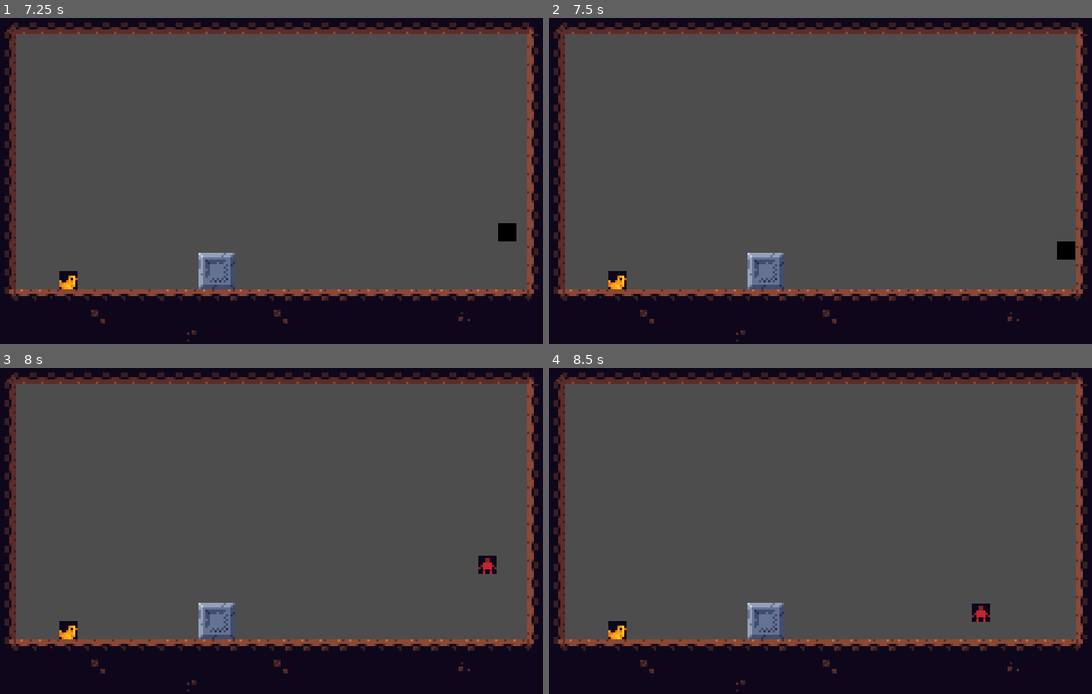
Above: before the commit, frames 1-4 (two rows, left to right).
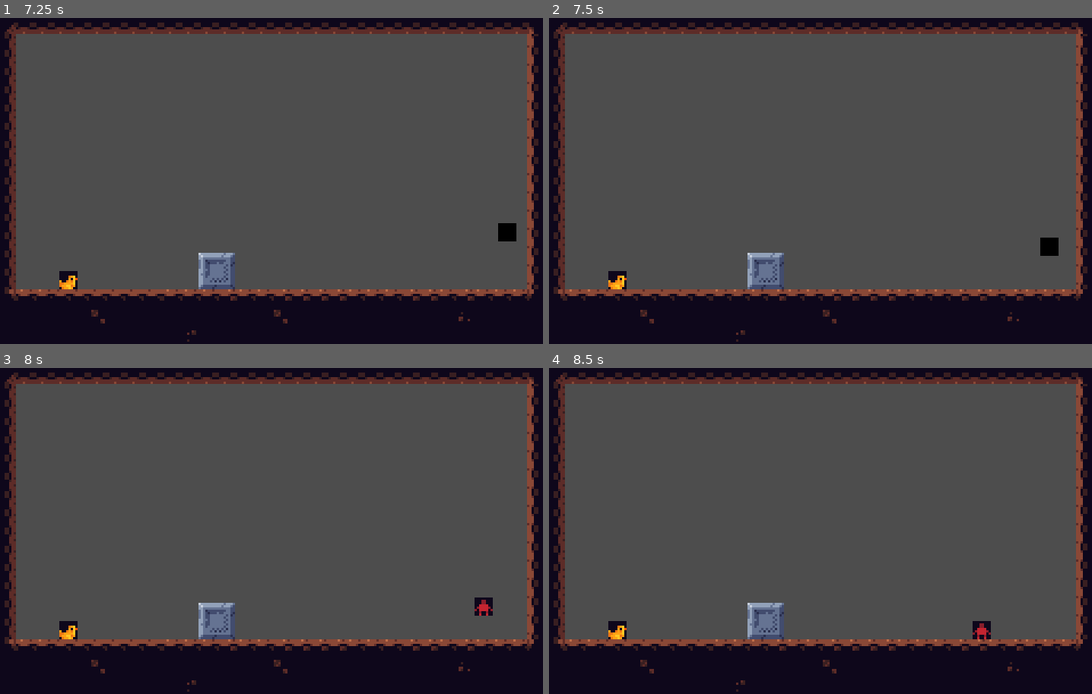
Above: after the commit, the same moments.

Repository: ReusableChopsticks/Platformer2024
Game: Godot game, scene res://scenes/levels/manager/level_manager.tscn
Two runs of this game, one before a commit and one after it. Both use one fixed random seed, a clock stepped at 60 frames per second and the inputs below.
Inputs:
- Up to frame 1 (7.25 s): tap Enter at 0.5 s; hold Right (right) 0.53-2.03 s; tap Z (dash) every 0.75 s from 0.6 to 6.6 s; tap Space (jump) at 0.77, 1.52, 3.02, 3.77, 4.52, 6.02, 6.77 s; hold A (left) 2.03-4.28 s; hold Right (right) from 4.28 s (still down)
- Up to frame 2 (7.5 s): keep holding Right (right); tap Z (dash) at 7.35 s
- Up to frame 3 (8 s): keep holding Right (right); tap Space (jump) at 7.52 s
- Up to frame 4 (8.5 s): release Right (right) at 8.03 s; hold A (left) from 8.03 s (still down); tap Z (dash) at 8.1 s

Frame 1 is identical in both runs. In frame 2, 0.4% of the frame differs, in the area x 90-97%, y 67-75%; in frame 3, 0.4%, in the area x 87-92%, y 57-76%; in frame 4, 0.4%.

Commit message:
you can jump against a wall now

Diff:
--- a/scenes/player/PlayerJumpState.gd
+++ b/scenes/player/PlayerJumpState.gd
@@ -40,7 +40,5 @@
 		transitioned.emit(self, "PlayerMoveState")
 	elif dash():
 		transitioned.emit(self, "PlayerDashState")
-	elif wall():
-		transitioned.emit(self, "PlayerWallState")
 	elif double_jump():
 		transitioned.emit(self, "PlayerDoubleJumpState")
